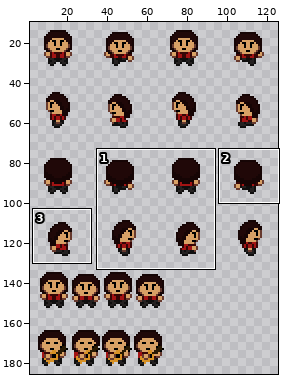
A sprite sheet gets an edit: img/doug-sprite4.png. Above: a wide view before the commit, with the close-up outlined.
Close-up. As it was:
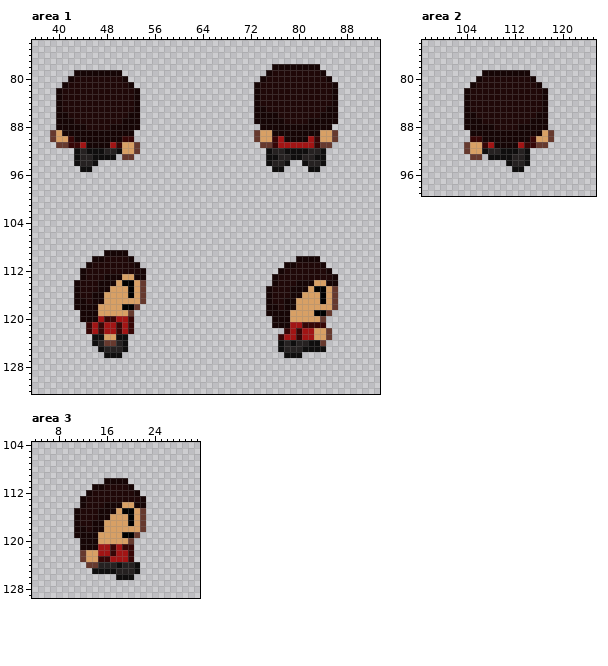
The file is 128x256 pixels. Colours within 5 levels of each other are drawn and written as one. Shown: area 1: x 36..93, y 74..132; area 2: x 97..125, y 74..99; area 3: x 4..31, y 104..129. The wide view leaves out empty margins. The commit also changed other parts of the picture, which this record leaves out.
And afterwards:
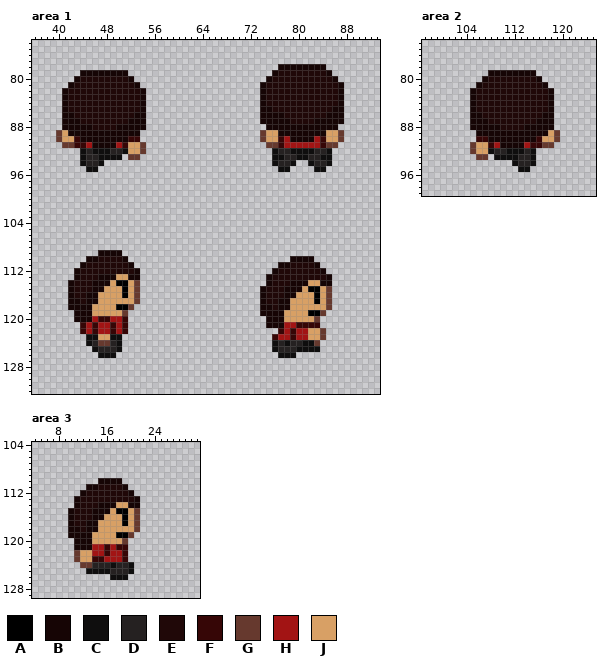
Palette (. is transparent): A #000000  B #160505  C #0f0e0e  D #252121  E #200808  F #360606  G #66392e  H #a21414  J #d8a065
Edits made:
Changed rows in their new state; - is an unchanged pixel.
Area 1:
first column x 39:
 78 -------------------------------------.-------B---
 79 ----.-------B-----------------------.B-------EB--
 80 ---.B-------EB---------------------.B---------EB-
 81 --.B---------EB-------------------.B-----------EB
 82 -.B-----------EB------------------.B-----------EB
 83 -.B-----------EB------------------.B-----------EB
 84 -.B-----------EB------------------.B-----------EB
 85 -.B-----------EB------------------.-B---------E-B
 86 -.-B---------E-B------------------.---B------E--B
 87 -.--B-------E--B------------------.----B---E----B
 88 -.----B---E----B-------------------.-----------B-
 89 .GJ-----------B-------------------.G-J-------B-JG
 90 .G-JF-------B-F-------------------.G-JFH---BHF-JG
 91 -.-G-FH---BHF-JG-------------------.-GF-----HF-G-
 92 ----.CD--C-DC-JG--------------------.C-D---C-DC--
 93 ----.C-D---C.-G---------------------.-C-D-C-D-C--
 94 ----.C-DC---------------------------.C-DC-.C-DC--
 95 -----.-C-----------------------------.-C---.-C---
first column x 42:
109 -----B---.-----------------------------------
110 ---B-E---B.--------------------------B---.---
111 --BE------B.-----------------------B-E---B.--
112 -BE--------B.---------------------BE------B.-
113 -BE--B--J-B-.--------------------BE--------B.
114 BE--B--JA-JG.--------------------BE--B--J-B-.
115 BE--B-J--AJG.-------------------BE--B--JA-JG.
116 BE-B-J---AJG.-------------------BE--B-J--AJG.
117 B-EB-J-----G.-------------------BE-B-J---AJG.
118 B---J---A-G.--------------------B-EB-J-----G.
119 -B--J----G.---------------------B---J---A-G.-
120 -B--HF-H-F.----------------------B--J----G.--
121 --FHFH-FHF.----------------------B--H-F---.--
122 --FHFH-FHF.------------------------FHFH-J-G.-
123 ---C-J-C-.------------------------FH-FH-J-G.-
124 ---CDG-DC.------------------------CDCD-C-G.--
125 ----CD--C.------------------------CD--C---.--
126 -----C--.--------------------------C--.------
Area 2:
first column x 104:
 79 ---.-------B----
 80 --.B-------EB---
 81 -.B---------EB--
 82 .B-----------EB-
 83 .B-----------EB-
 84 .B-----------EB-
 85 .B-----------EB-
 86 .-B---------E-B-
 87 .--B-------E--B-
 88 .----B---E----B-
 89 -.-----------BJG
 90 -.-F-------BF-JG
 91 .G-JFH---BH-F-G-
 92 .G-JC-D--CDC----
 93 -.-G.---C-DC----
 94 -------.C-DC----
 95 --------.-C-----
Area 3:
first column x 10:
110 -----B---.---
111 ---B-E---B.--
112 --BE------B.-
113 -BE--------B.
114 -BE--B--J-B-.
115 BE--B--JA-JG.
116 BE--B-J--AJG.
117 BE-B-J---AJG.
118 B-EB-J-----G.
119 B---J---A-G.-
120 -B--J----G.--
121 -B--H-FHF-.--
122 -GJ-H-FH-F.--
123 -GJ-F-H--F.--
124 --G-D--CD-C.-
125 ---C---D--C.-
126 -------C--.--
Boxes around the changes in both close-ups, in picture pixels (x1, y1, x2, y2):
changed: (254, 64, 344, 172)
changed: (50, 70, 146, 172)
changed: (68, 250, 146, 358)
changed: (260, 256, 338, 358)
changed: (464, 70, 560, 172)
changed: (68, 478, 146, 580)
